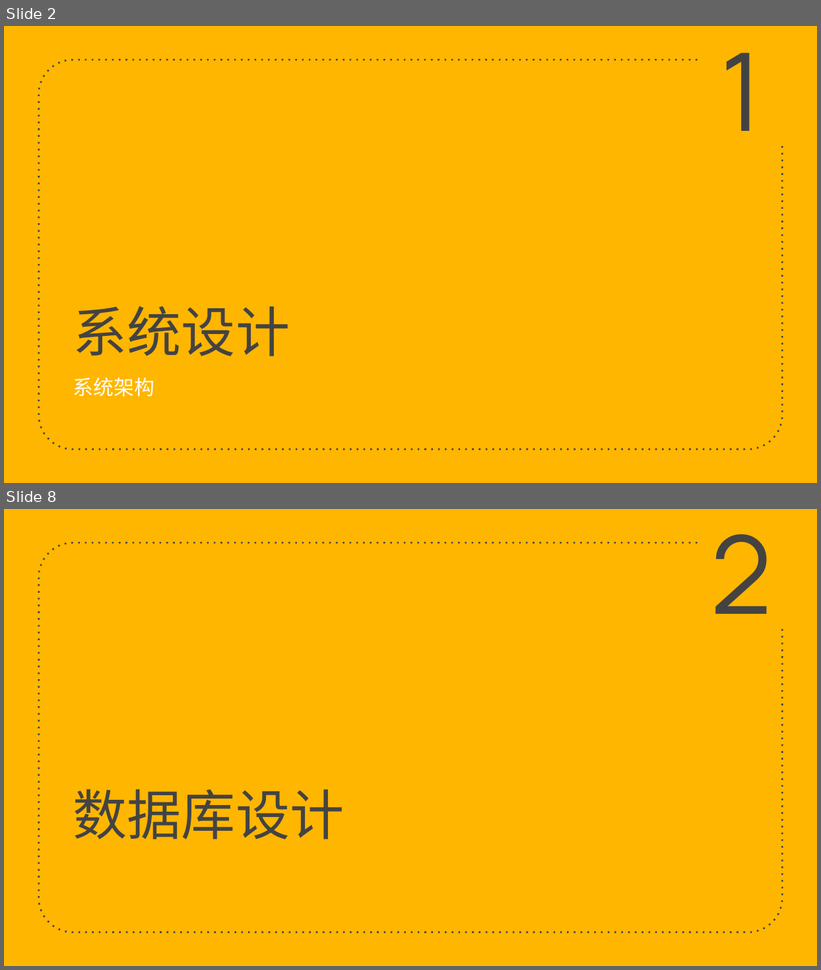
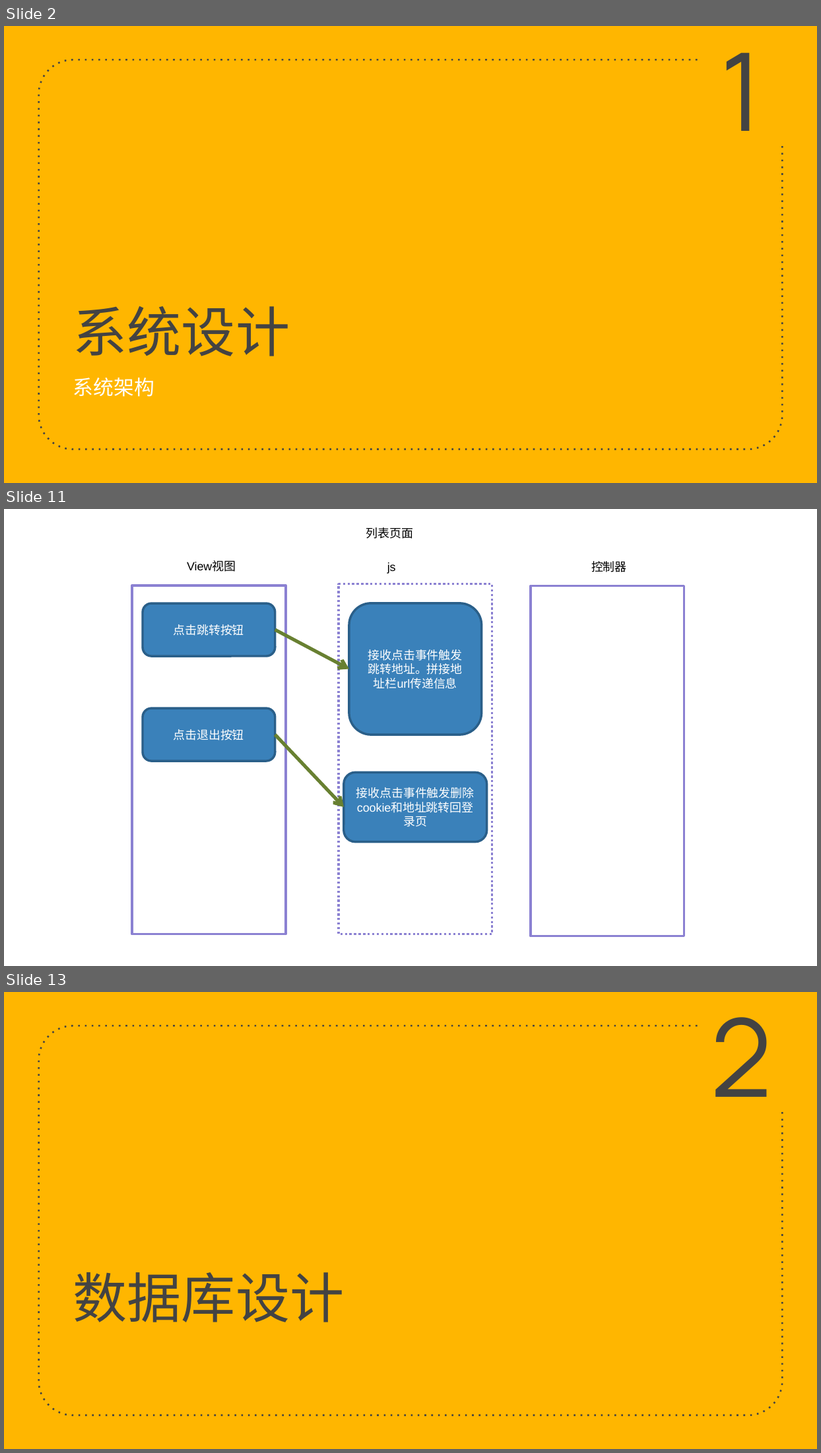
Before and after one commit to zeweidan/chicken_group_project, a slide deck: 技术实现.pptx. Shown one above the other, each under a label of ours: slides 2 and 8 before the commit, slides 2, 11 and 13 after it; the slides between them are not shown. The pictures are 821x970 and 821x1453 pixels, drawn with LibreOffice and Linux fonts; fonts in the diff are those of the drawing. Boxes give left, top, right and bottom in pixels: in the first picture for what was removed or moved away, otherwise in the second. Text is boxed around its words. In the diff, an @@ line names an element or a change of style, - is before the commit and + after.

```diff
--- a/技术实现.pptx
+++ b/技术实现.pptx
@@ slide 11 added at box(4, 509, 817, 966), background #FFFFFF @@
@@ text added at box(366, 527, 413, 539), 10.5 pt, text #000000 @@
+列表页面
@@ text added at box(187, 562, 236, 572), 10.5 pt, text #000000 @@
+View视图
@@ text added at box(387, 562, 396, 574), 10.5 pt, text #000000 @@
+js
@@ text added at box(591, 561, 627, 572), 10.5 pt, text #000000 @@
+控制器
@@ rectangle added at box(131, 586, 285, 934), fill #FFFFFF, outline #8B81D2 2 pt @@
@@ rectangle added at box(338, 584, 492, 934), fill #FFFFFF, outline #8B81D2 2 pt dashed @@
@@ rectangle added at box(531, 586, 684, 937), fill #FFFFFF, outline #8B81D2 2 pt @@
@@ rounded rectangle added at box(142, 603, 275, 656), fill #3A81BA, outline #2B5F8A 2 pt, 10.5 pt, text #FFFFFF @@
+点击跳转按钮
@@ rounded rectangle added at box(349, 603, 481, 735), fill #3A81BA, outline #2B5F8A 2 pt, 10.5 pt, text #FFFFFF @@
+接收点击事件触发跳转地址。拼接地址栏url传递信息
@@ arrow added from (275, 630) to (349, 669), #688031 3 pt @@
@@ rounded rectangle added at box(142, 708, 275, 761), fill #3A81BA, outline #2B5F8A 2 pt, 10.5 pt, text #FFFFFF @@
+点击退出按钮
@@ arrow added from (275, 735) to (344, 807), #688031 3 pt @@
@@ rounded rectangle added at box(344, 772, 487, 842), fill #3A81BA, outline #2B5F8A 2 pt, 10.5 pt, text #FFFFFF @@
+接收点击事件触发删除cookie和地址跳转回登录页
@@ what was slide 8 is now slide 13 @@
```
Also in this commit, not shown: 4 slides changed, 11 other slides added, 10 slides removed.
